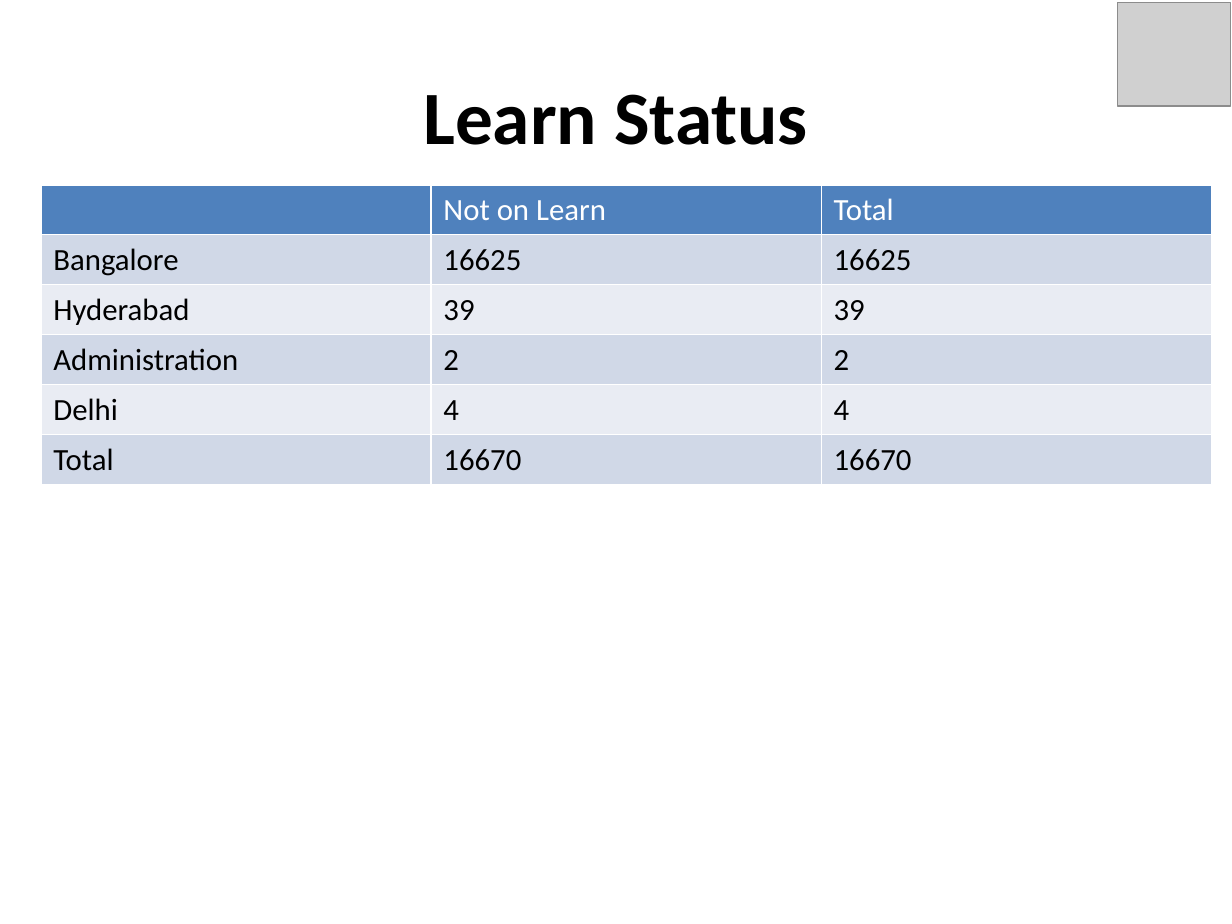
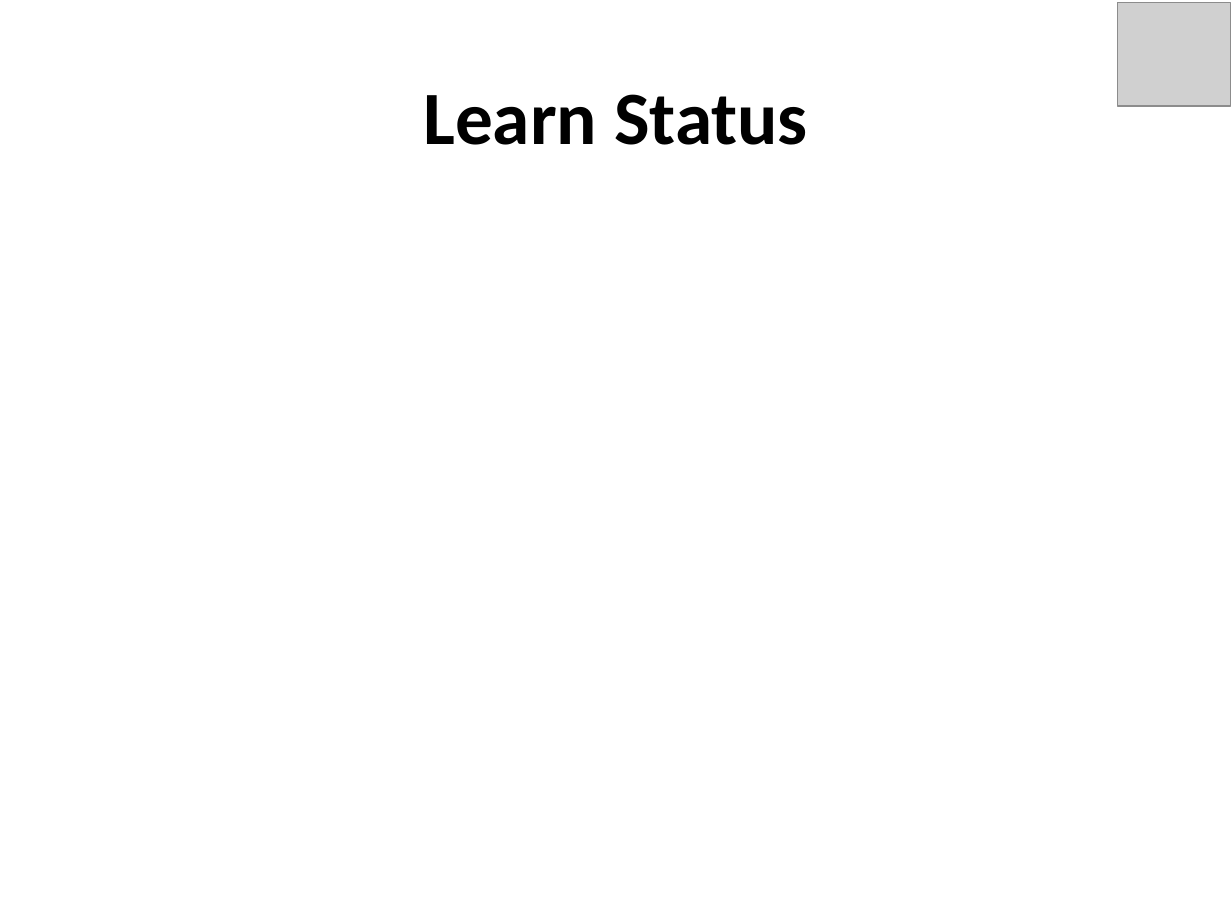
Before and after one commit to taranag/CodeProjects, a slide deck: slide 1 of FlaskApp/generated/Learn5.pptx. Drawn at 1232x924 pixels with LibreOffice and Linux fonts; fonts in the diff are those of the drawing; grey boxes stand for pictures. Boxes give left, top, right and bottom in pixels: in the first picture for what was removed or moved away, otherwise in the second. Text is boxed around its words. In the diff, an @@ line names an element or a change of style, - is before the commit and + after.

Commit message:
Optimize Learn Data for Horizontal Chunking

```diff
--- a/FlaskApp/generated/Learn5.pptx
+++ b/FlaskApp/generated/Learn5.pptx
@@ table removed at [41, 185, 1212, 475], 6 rows, 3 columns @@
- | Not on Learn | Total
-Bangalore | 16625 | 16625
-Hyderabad | 39 | 39
-Administration | 2 | 2
-Delhi | 4 | 4
-Total | 16670 | 16670
```
Also in this commit, not shown: 5 other files.
